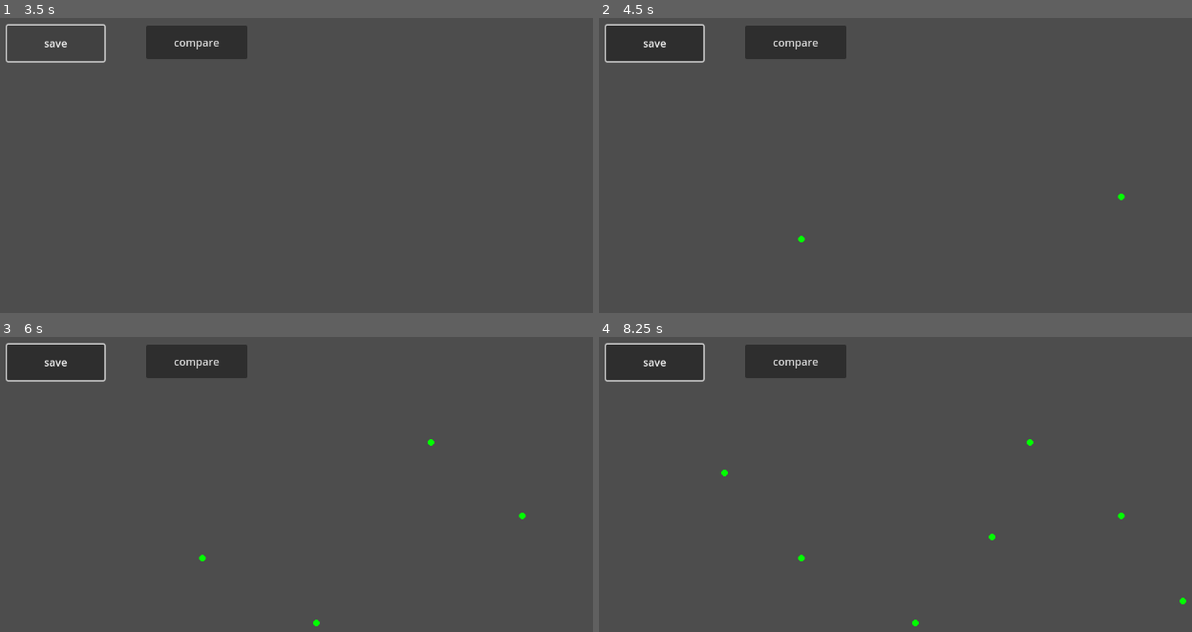
Above: before the commit, frames 1-4 (two rows, left to right).
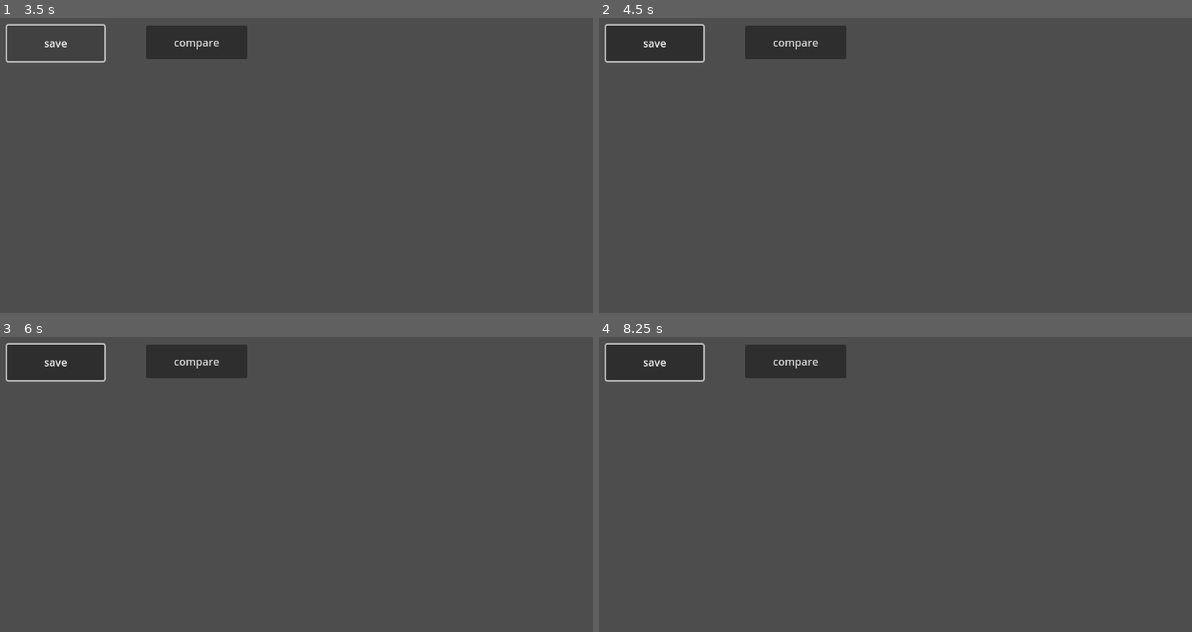
Above: after the commit, the same moments.

Repository: uprun/GRAIL-like
Game: Godot game, scene res://main.tscn
The game is run twice, just before and just after one commit, with the same random seed, the same clock (stepped at 60 frames per second) and the same inputs.
Inputs (mouse positions are in pixels of both pictures, inside the frame that each line leads up to):
- Up to frame 1 (3.5 s): click "compare" at 0.5 s; click "compare" at 1.25 s; click "compare" at 2 s; click "save" at 2.75 s
- Up to frame 2 (4.5 s): move the mouse to (1120, 197) at 3.52 s; click (1120, 197) at 3.67 s; move the mouse to (800, 239) at 4.27 s; click (800, 239) at 4.42 s
- Up to frame 3 (6 s): move the mouse to (432, 443) at 5.02 s; click (432, 443) at 5.17 s; move the mouse to (314, 623) at 5.77 s; click (314, 623) at 5.92 s
- Up to frame 4 (8.25 s): move the mouse to (1180, 602) at 6.52 s; click (1180, 602) at 6.67 s; move the mouse to (723, 472) at 7.27 s; click (723, 472) at 7.42 s; move the mouse to (990, 537) at 8.02 s; click (990, 537) at 8.17 s

Frame 1 is identical in both runs. In frame 2, less than 0.1% of the frame differs, in the area x 33-89%, y 59-77%; in frame 3, less than 0.1%; in frame 4, 0.2%, in the area x 20-100%, y 34-99%.
Error after the commit: Parse Error: Could not preload resource script "res://Symbol_Drawn.gd". (res://main.gd:3)

Commit message:
2024-12-20--22h57m58s

Diff:
--- a/Symbol_Drawn.gd
+++ b/Symbol_Drawn.gd
@@ -22,6 +22,9 @@
 	dictionary["class_name"] = "Symbol_Drawn"
 	dictionary["class_definition_as_of_date"] = "2024-12-20--16h57m"
 	return dictionary
+
+func restore_from_save(dictionary):
+
 
 
 func prepare_rescaled_lines():
